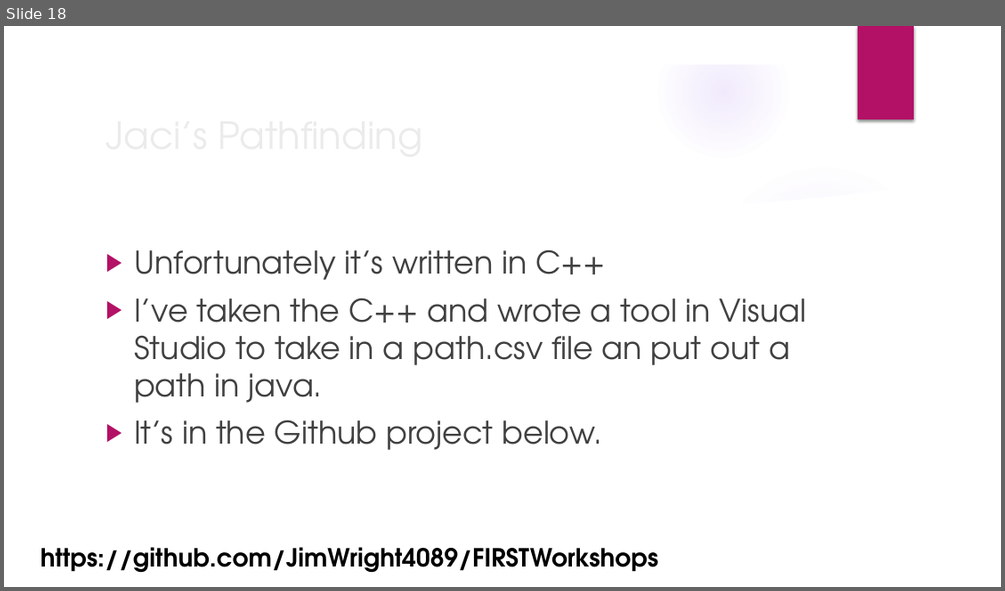
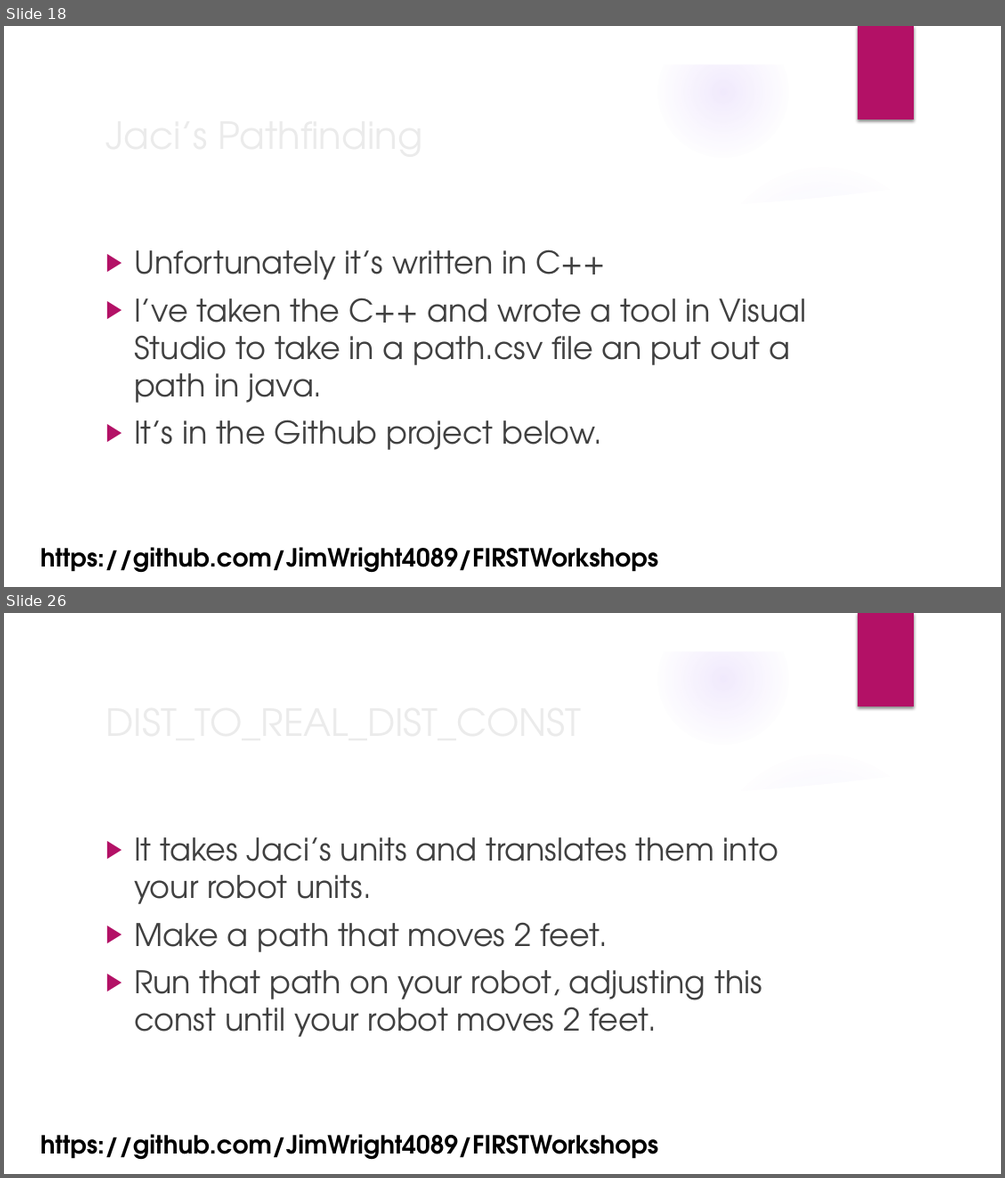
Before and after one commit to JimWright4089/FIRSTWorkshops, a slide deck: FTC/2018/Advanced FTC Code.pptx. Shown one above the other, each under a label of ours: slide 18 before the commit, slides 18 and 26 after it; the slides between them are not shown. The pictures are 1005x591 and 1005x1178 pixels, drawn with LibreOffice and Linux fonts; fonts in the diff are those of the drawing; background and template pictures are left out. Boxes give left, top, right and bottom in pixels: in the first picture for what was removed or moved away, otherwise in the second. Text is boxed around its words. In the diff, an @@ line names an element or a change of style, - is before the commit and + after.

```diff
--- a/FTC/2018/Advanced FTC Code.pptx
+++ b/FTC/2018/Advanced FTC Code.pptx
@@ slide 26 added at [4, 613, 1001, 1174], background picture (left out); not listed: 9 template elements that a slide beside it also shows @@
@@ text added at [134, 837, 778, 1037], 30 pt, text #404040 @@
+▶ It takes Jaci’s units and translates them into your robot units.
+▶ Make a path that moves 2 feet.
+▶ Run that path on your robot, adjusting this const until your robot moves 2 feet.
@@ title added at [134, 1007, 217, 1031], 36 pt, text #EBEBEB @@
+DIST_TO_REAL_DIST_CONST
@@ text added at [40, 1134, 658, 1159], 24 pt, text #000000, bold @@
+https://github.com/JimWright4089/FIRSTWorkshops
```
Also in this commit, not shown: 2 slides changed, 7 other slides added.
